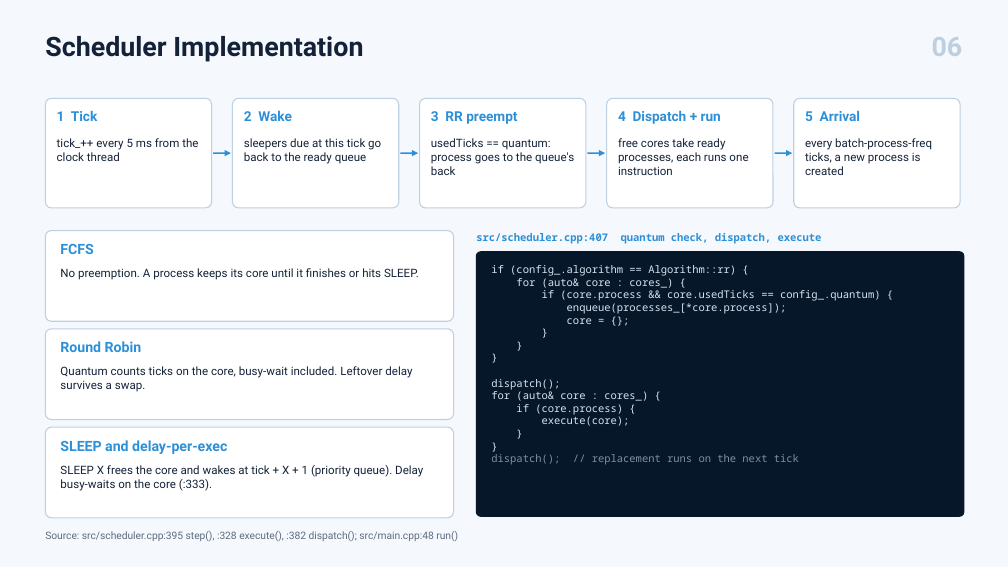
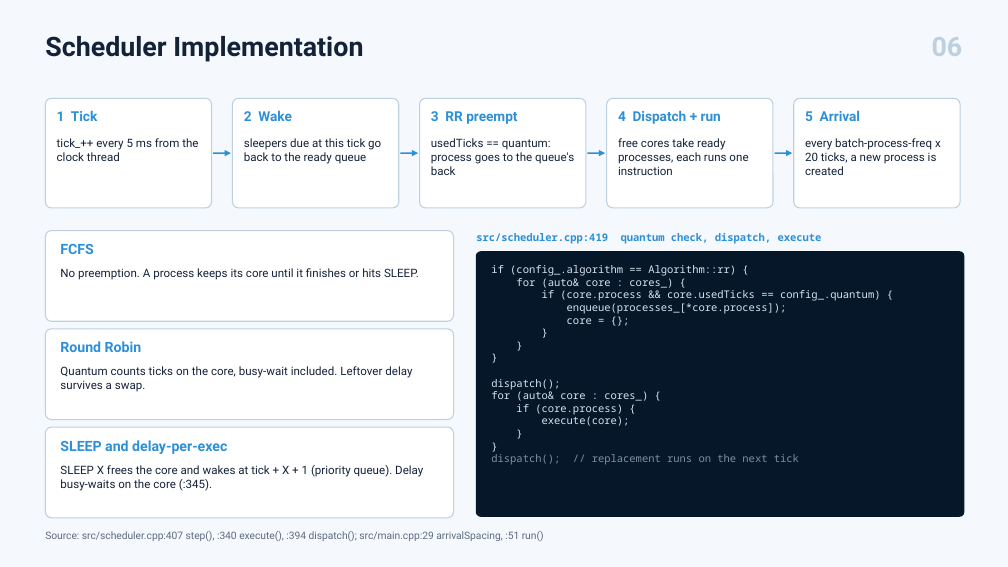
Before and after one commit to zuraxy/CSOPESY2, a slide deck: slide 6 of ACTUAL Submission - MO1 - Process Multiplexer and CLI/PPT/PPT - ACTUAL Submission - MO1 - Process Multiplexer and CLI.pptx. Drawn at 1008x567 pixels with LibreOffice and Linux fonts; fonts in the diff are those of the drawing. Boxes give left, top, right and bottom in pixels: in the first picture for what was removed or moved away, otherwise in the second. Text is boxed around its words. In the diff, an @@ line names an element or a change of style, - is before the commit and + after.

Commit message:
feat: final push for ACTUAL Submission - MO1 - Process Multiplexer and CLI

```diff
--- a/ACTUAL Submission - MO1 - Process Multiplexer and CLI/PPT/PPT - ACTUAL Submission - MO1 - Process Multiplexer and CLI.pptx
+++ b/ACTUAL Submission - MO1 - Process Multiplexer and CLI/PPT/PPT - ACTUAL Submission - MO1 - Process Multiplexer and CLI.pptx
@@ text at [805, 138, 941, 175]: text changed @@
-every batch-process-freq ticks, a new process is created
+every batch-process-freq x 20 ticks, a new process is created
@@ text at [476, 233, 822, 244]: text changed @@
-src/scheduler.cpp:407 quantum check, dispatch, execute
+src/scheduler.cpp:419 quantum check, dispatch, execute
@@ text at [60, 465, 423, 491]: text changed @@
-SLEEP X frees the core and wakes at tick + X + 1 (priority queue). Delay busy-waits on the core (:333).
+SLEEP X frees the core and wakes at tick + X + 1 (priority queue). Delay busy-waits on the core (:345).
@@ text at [45, 531, 544, 541]: text changed @@
-Source: src/scheduler.cpp:395 step(), :328 execute(), :382 dispatch(); src/main.cpp:48 run()
+Source: src/scheduler.cpp:407 step(), :340 execute(), :394 dispatch(); src/main.cpp:29 arrivalSpacing, :51 run()
```
Also in this commit, not shown: 4 other slides changed, 14 other files.
